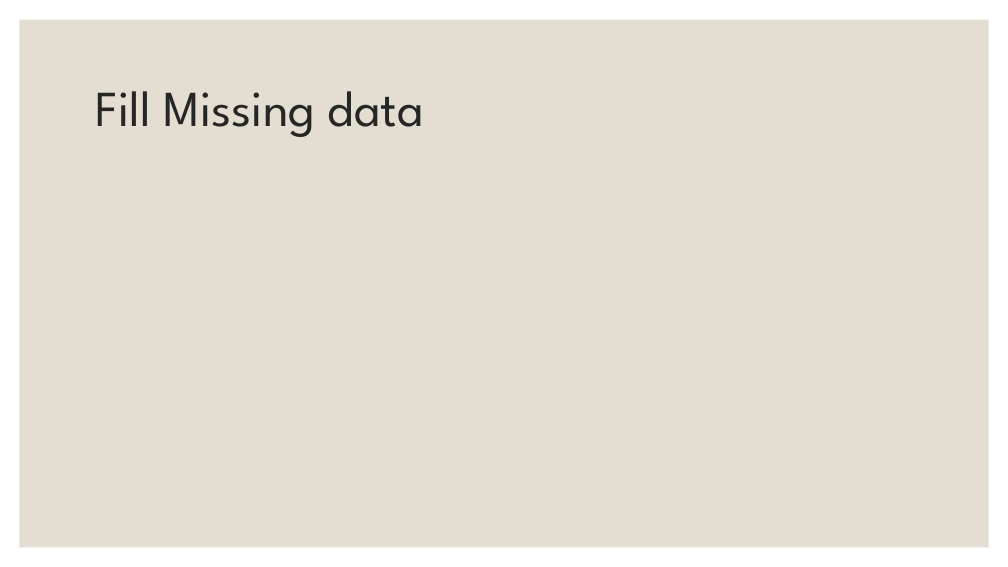
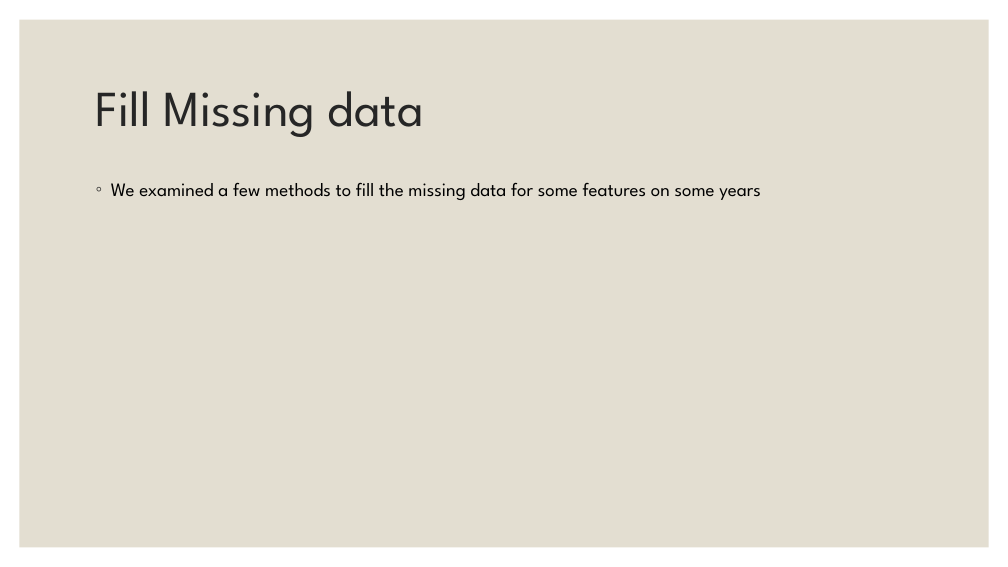
Before and after one commit to EylonSaadon/DataScienceWorkShop, a slide deck: slide 9 of Sallary gap predictionfrom Presentation 1_1_17.pptx. Drawn at 1008x567 pixels with LibreOffice and Linux fonts; fonts in the diff are those of the drawing. Boxes give left, top, right and bottom in pixels: in the first picture for what was removed or moved away, otherwise in the second. Text is boxed around its words. In the diff, an @@ line names an element or a change of style, - is before the commit and + after.

Commit message:
presentation

```diff
--- a/Sallary gap predictionfrom Presentation 1_1_17.pptx
+++ b/Sallary gap predictionfrom Presentation 1_1_17.pptx
@@ text added at bbox=[111, 182, 760, 200], 18 pt, text #000000 @@
+◦ We examined a few methods to fill the missing data for some features on some years
```
Also in this commit, not shown: 2 other slides changed, 1 other file.
